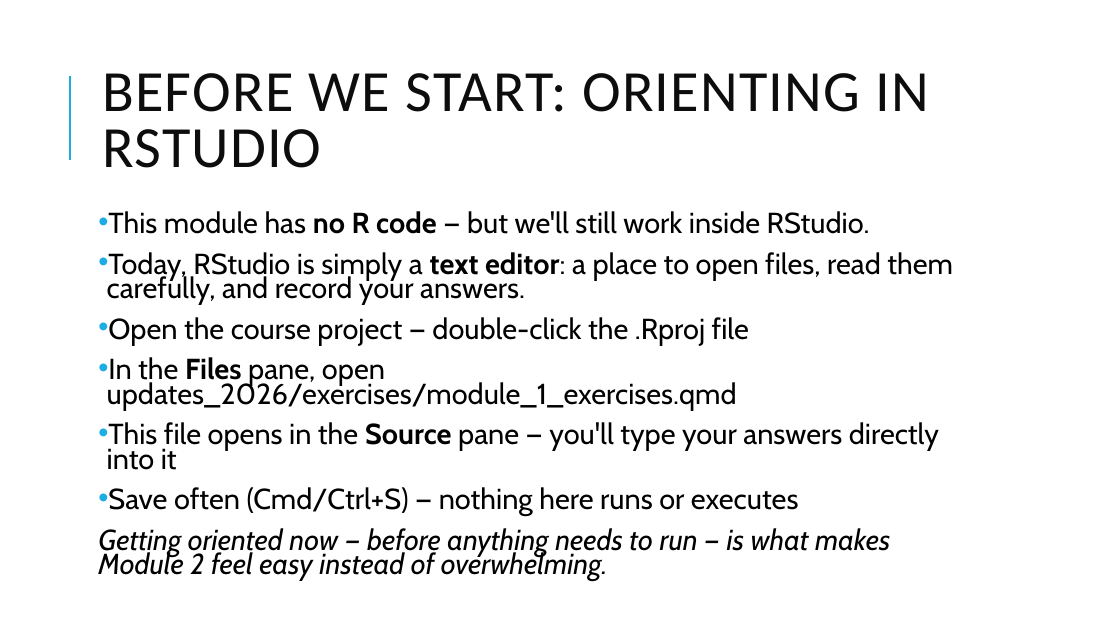
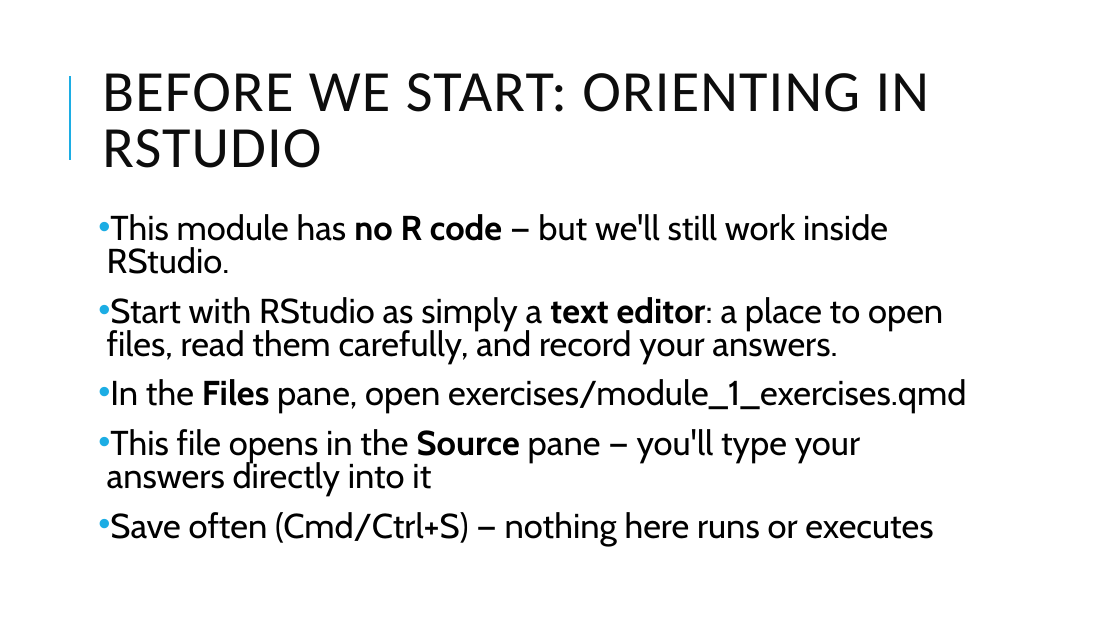
Before and after one commit to pcmathias/MSACL-data-literacy, a slide deck: slide 28 of updates_2026/presentations/module_1_slides.pptx (slide 3 before the commit). Drawn at 1120x630 pixels with LibreOffice and Linux fonts; fonts in the diff are those of the drawing. Boxes give left, top, right and bottom in pixels: in the first picture for what was removed or moved away, otherwise in the second. Text is boxed around its words. In the diff, an @@ line names an element or a change of style, - is before the commit and + after.

Commit message:
updated module 1 materials

```diff
--- a/updates_2026/presentations/module_1_slides.pptx
+++ b/updates_2026/presentations/module_1_slides.pptx
@@ text at (107,214,933,546): size 24.8 to 29.6 pt in "This module has no R code — ...", "This file opens in the Source pane ...", "Save often (Cmd/Ctrl+S) — nothing here runs ..."; line spacing 0.7 to 0.8 @@
@@ text at (107,297,966,414): text changed; size 24.8 to 29.6 pt @@
-• Today, RStudio is simply a text editor: a place to open files, read them carefully, and record your answers.
-• Open the course project — double-click the .Rproj file
-• In the Files pane, open updates_2026/exercises/module_1_exercises.qmd
+• Start with RStudio as simply a text editor: a place to open files, read them carefully, and record your answers.
+• In the Files pane, open exercises/module_1_exercises.qmd
@@ text at (98,528,890,581): paragraph removed @@
-Getting oriented now — before anything needs to run — is what makes Module 2 feel easy instead of overwhelming.
```
Also in this commit, not shown: 16 other slides changed, 21 slides added, 3 slides removed, 4 other files.
